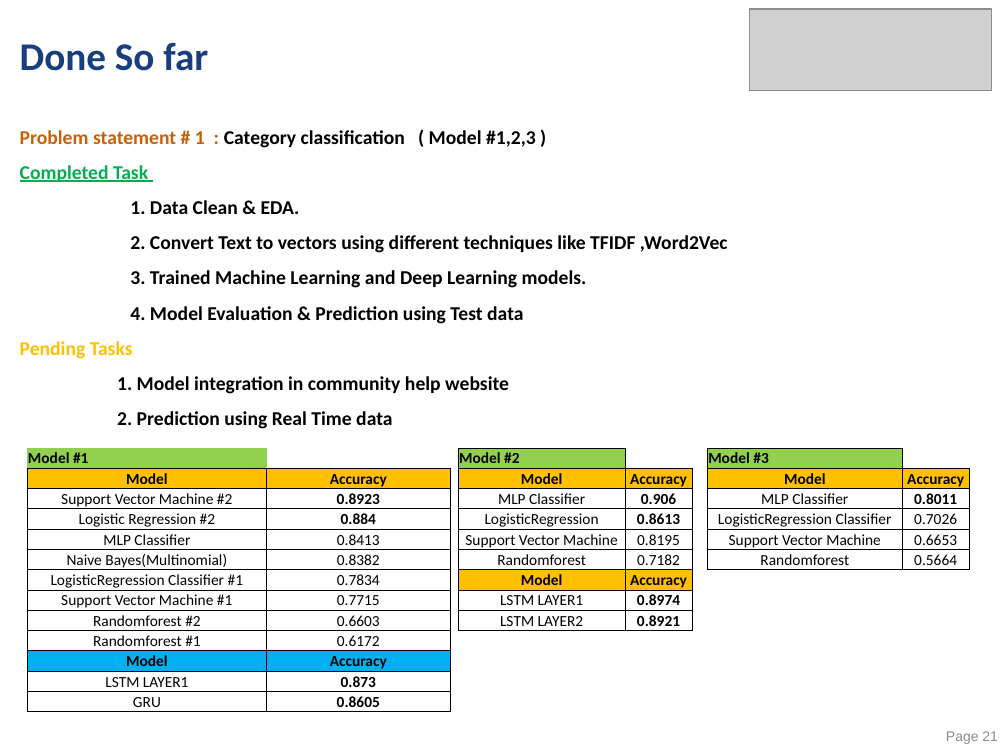
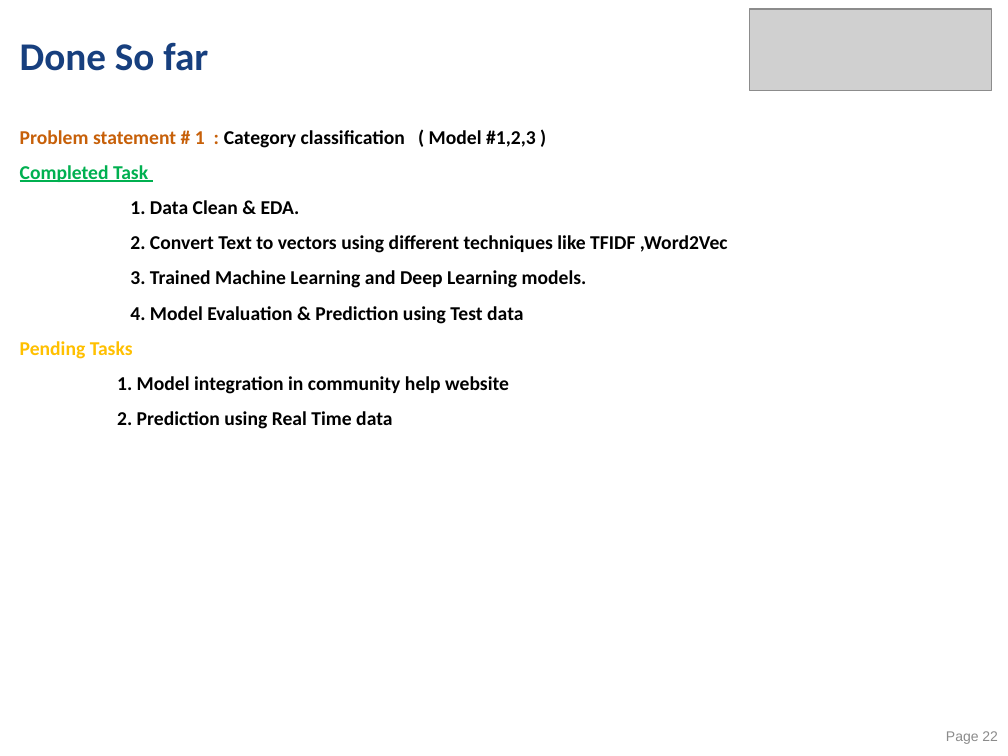
Before and after one commit to sivakrishnathota5/CommunityHelp, a slide deck: slide 22 of Graduate Certificate in Practical Language Processing/Project Presentation/ITSS_Practical Language Processing - Project Proposal.pptx (slide 21 before the commit). Drawn at 1008x756 pixels with LibreOffice and Linux fonts; fonts in the diff are those of the drawing; grey boxes stand for pictures. Boxes give left, top, right and bottom in pixels: in the first picture for what was removed or moved away, otherwise in the second. Text is boxed around its words. In the diff, an @@ line names an element or a change of style, - is before the commit and + after.

```diff
--- a/Graduate Certificate in Practical Language Processing/Project Presentation/ITSS_Practical Language Processing - Project Proposal.pptx
+++ b/Graduate Certificate in Practical Language Processing/Project Presentation/ITSS_Practical Language Processing - Project Proposal.pptx
@@ table removed at bbox=[27, 448, 451, 716], 13 rows, 2 columns @@
-Model #1 | 
-Model | Accuracy
-Support Vector Machine #2 | 0.8923
-Logistic Regression #2 | 0.884
-MLP Classifier | 0.8413
-Naive Bayes(Multinomial) | 0.8382
-LogisticRegression Classifier #1 | 0.7834
-Support Vector Machine #1 | 0.7715
-Randomforest #2 | 0.6603
-Randomforest #1 | 0.6172
-Model | Accuracy
-LSTM LAYER1 | 0.873
-GRU | 0.8605
@@ table removed at bbox=[459, 448, 692, 635], 9 rows, 2 columns @@
-Model #2 | 
-Model | Accuracy
-MLP Classifier | 0.906
-LogisticRegression | 0.8613
-Support Vector Machine | 0.8195
-Randomforest | 0.7182
-Model | Accuracy
-LSTM LAYER1 | 0.8974
-LSTM LAYER2 | 0.8921
@@ table removed at bbox=[708, 448, 970, 574], 6 rows, 2 columns @@
-Model #3 | 
-Model | Accuracy
-MLP Classifier | 0.8011
-LogisticRegression Classifier | 0.7026
-Support Vector Machine | 0.6653
-Randomforest | 0.5664
@@ page number at bbox=[946, 731, 998, 744]: text changed @@
-Page 21
+Page 22
```
Also in this commit, not shown: 3 other slides changed, 3 slides added, 59 other files.
